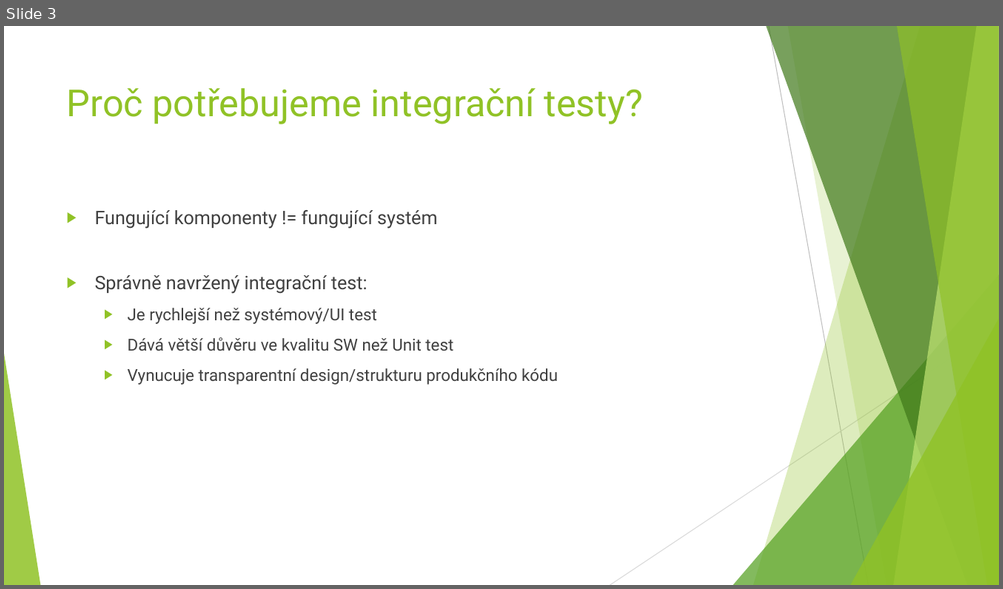
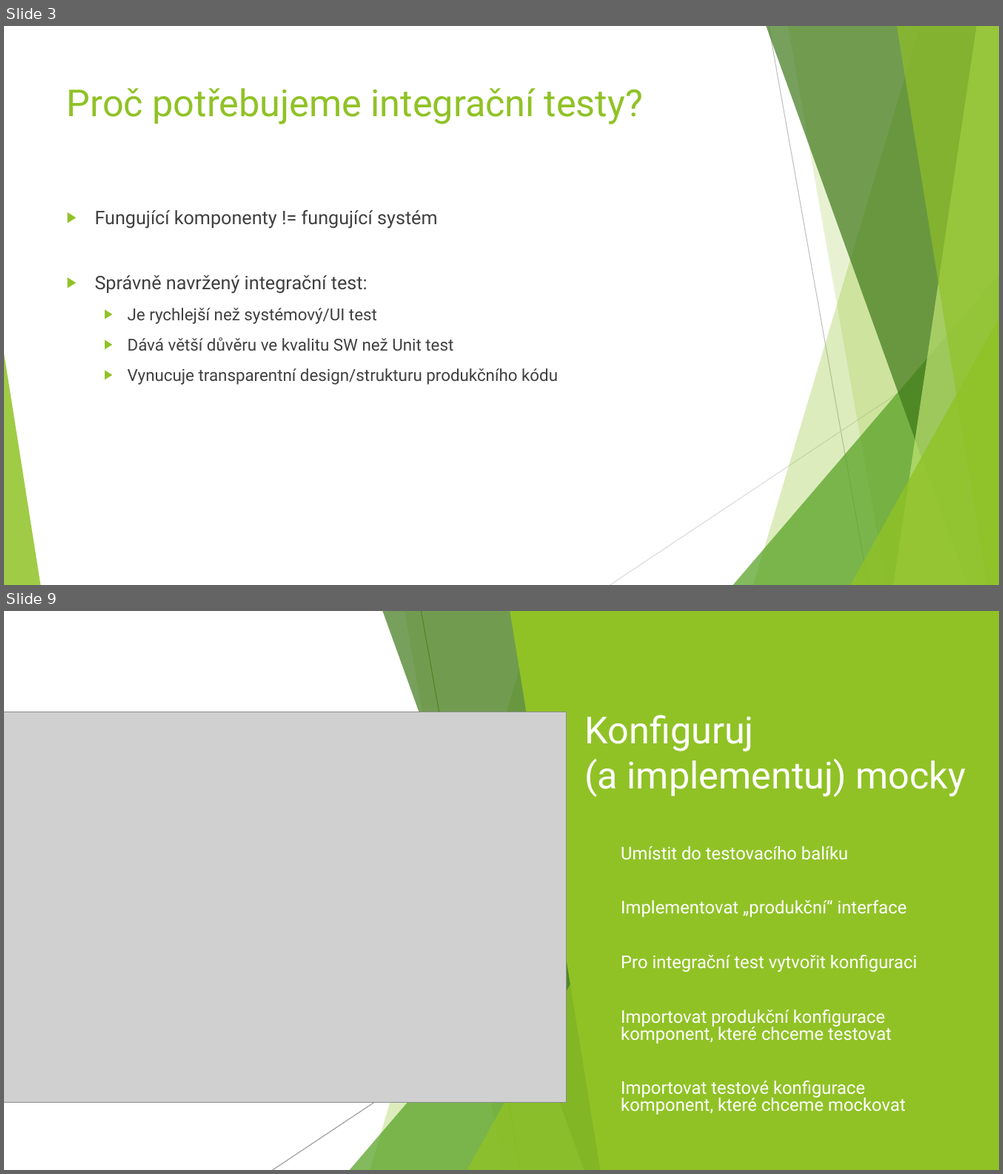
Before and after one commit to linhartJ/integration-testing, a slide deck: doc/Quadient-prezentace.pptx. Shown one above the other, each under a label of ours: slide 3 before the commit, slides 3 and 9 after it; the slides between them are not shown. The pictures are 1003x589 and 1003x1174 pixels, drawn with LibreOffice and Linux fonts; fonts in the diff are those of the drawing; grey boxes stand for pictures. Boxes give left, top, right and bottom in pixels: in the first picture for what was removed or moved away, otherwise in the second. Text is boxed around its words. In the diff, an @@ line names an element or a change of style, - is before the commit and + after.

```diff
--- a/doc/Quadient-prezentace.pptx
+++ b/doc/Quadient-prezentace.pptx
@@ slide 9 added at bbox=[4, 611, 999, 1170], background #FFFFFF; not listed: 10 template elements that a slide beside it also shows @@
@@ rectangle added at bbox=[4, 611, 999, 1170], fill #FFFFFF @@
@@ freeform shape added at bbox=[370, 611, 615, 1170], fill #90C226 at 30% opacity @@
@@ freeform shape added at bbox=[382, 611, 615, 1170], fill #3F7819 at 70% opacity @@
@@ freeform shape added at bbox=[404, 611, 615, 1170], fill #90C226 at 20% opacity @@
@@ line added from (421, 611) to (521, 1170), #6C921D 0.75 pt @@
@@ freeform shape added at bbox=[510, 611, 999, 1170], fill #90C226 @@
@@ picture added at bbox=[4, 712, 566, 1102] @@
@@ title added at bbox=[585, 715, 965, 797], 36 pt, text #FFFFFF @@
+Konfiguruj
+(a implementuj) mocky
@@ text added at bbox=[620, 846, 916, 1115], 17 pt, text #FFFFFF @@
+▶ Umístit do testovacího balíku
+▶ Implementovat „produkční“ interface
+▶ Pro integrační test vytvořit konfiguraci
+▶ Importovat produkční konfigurace komponent, které chceme testovat
+▶ Importovat testové konfigurace komponent, které chceme mockovat
@@ triangle added at bbox=[350, 860, 615, 1170], fill #54A021 at 72% opacity @@
@@ line added from (661, 911) to (273, 1170), #808080 0.75 pt @@
@@ triangle added at bbox=[466, 904, 615, 1170], fill #90C226 at 80% opacity @@
```
Also in this commit, not shown: 2 slides changed, 3 other slides added.
